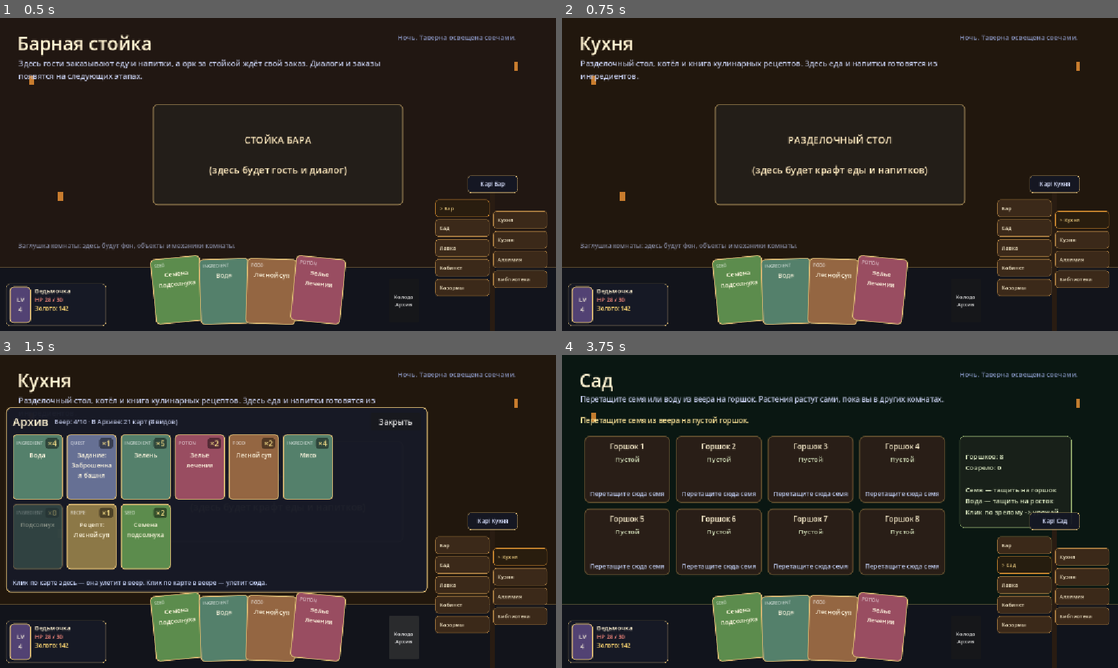
Above: before the commit, frames 1-4 (two rows, left to right).
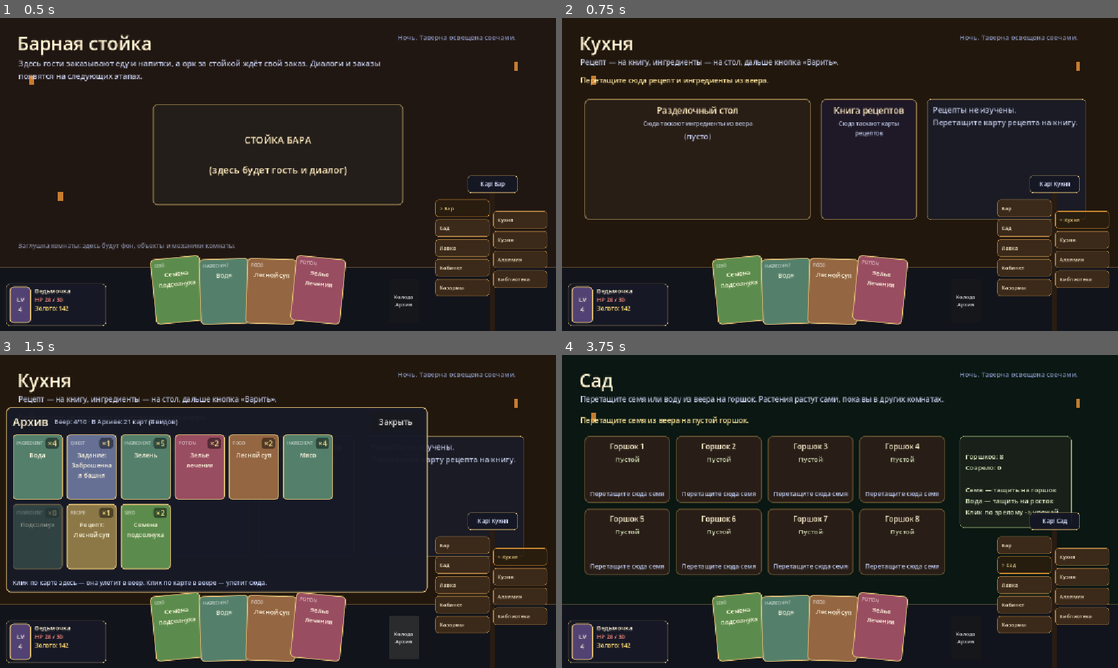
Above: after the commit, the same moments.

Repository: rust1722/eccg
Game: Godot game, scene res://scenes/main.tscn
Same seed, same stepped clock (60 frames per second), same inputs: the game is played once before the commit and once after it.
Inputs:
- Up to frame 1 (0.5 s): no input
- Up to frame 2 (0.75 s): click "Кухня" at 0.5 s
- Up to frame 3 (1.5 s): click "Колода Архив" at 1.25 s
- Up to frame 4 (3.75 s): click "Закрыть" at 2 s; click "Бар" at 2.75 s; click "Сад" at 3.5 s

Frame 1 is identical in both runs. In frame 2, 6.3% of the frame differs, in the area x 3-95%, y 13-75%; in frame 3, 1.3%; in frame 4, nothing differs.

Commit message:
Stage 6: Kitchen crafting - recipe book, ingredient table, cook soup
- CraftManager autoload: recipe definitions (test recipe:
  Forest Soup = meat+water+herbs), learned recipes and the
  kitchen table state, all outside the room scene so they
  survive room switches
- DropZone: reusable drag target for fan cards (filter what
  it accepts, gold highlight on hover) - cutting board,
  recipe book, later trader and guests
- KitchenRoom replaces the placeholder: drag the recipe card
  onto the Book to learn it, drag ingredients onto the
  Cutting Board (chips, click a chip to take back), recipe
  panel shows ingredient checklist and a Cook button; the
  soup lands in the fan or the Archive if the fan is full
- DESIGN.md managers list updated; docs/STAGE_6.md

GDScript verified with gdtoolkit (parse + lint clean);
runtime check pending on author's Godot (F5).

Co-authored-by: arena-agent <297053741+arena-agent@users.noreply.github.com>

Diff:
--- a/project.godot
+++ b/project.godot
@@ -26,6 +26,7 @@
 PlayerManager="*res://scripts/autoload/PlayerManager.gd"
 RoomManager="*res://scripts/autoload/RoomManager.gd"
 GardenManager="*res://scripts/autoload/GardenManager.gd"
+CraftManager="*res://scripts/autoload/CraftManager.gd"
 
 [display]
 
--- a/scenes/rooms/KitchenScene.tscn
+++ b/scenes/rooms/KitchenScene.tscn
@@ -1,14 +1,9 @@
 [gd_scene load_steps=2 format=3]
 
-[ext_resource type="Script" path="res://scripts/rooms/PlaceholderRoom.gd" id="1"]
+[ext_resource type="Script" path="res://scripts/rooms/KitchenRoom.gd" id="1"]
 
 [node name="KitchenScene" type="Control"]
 anchors_preset = 15
 anchor_right = 1.0
 anchor_bottom = 1.0
 script = ExtResource("1")
-room_id = "kitchen"
-room_title = "Кухня"
-room_subtitle = "Разделочный стол, котёл и книга кулинарных рецептов. Здесь еда и напитки готовятся из ингредиентов."
-center_object_text = "РАЗДЕЛОЧНЫЙ СТОЛ\n\n(здесь будет крафт еды и напитков)"
-background_color = Color(0.13, 0.09, 0.05, 1)
--- /dev/null
+++ b/scripts/autoload/CraftManager.gd
@@ -0,0 +1,124 @@
+extends Node
+## CraftManager (Autoload) — рецепты и состояние крафта.
+##
+## Рецепты пока заданы прямо здесь (тестовый набор этапа 6):
+## карта-рецепт учит рецепт через книгу в мастерской, ингредиенты
+## лежат на столе (kitchen_table), результат уходит в веер/Архив.
+## Состояние живёт в менеджере, а не в сцене кухни: ушёл в другую
+## комнату — стол и изученные рецепты не пропали.
+
+signal craft_changed
+
+## recipe_id -> {title, result_id, ingredient_ids, teacher_card_id}
+const RECIPES: Dictionary = {
+	"soup": {
+		"title": "Лесной суп",
+		"result_id": "soup",
+		"ingredient_ids": ["meat", "water", "herbs"],
+		"teacher_card_id": "soup_recipe",
+	},
+}
+
+## Изученные рецепты (id из RECIPES).
+var learned_recipes: Array[String] = []
+## Что сейчас лежит на разделочном столе кухни.
+var kitchen_table: Array[CardData] = []
+
+
+func _ready() -> void:
+	print("[CraftManager] ready: %d recipes known to the game" % RECIPES.size())
+
+
+func get_recipe(recipe_id: String) -> Dictionary:
+	return RECIPES.get(recipe_id, {})
+
+
+func get_recipe_ids() -> Array:
+	return RECIPES.keys()
+
+
+func is_learned(recipe_id: String) -> bool:
+	return learned_recipes.has(recipe_id)
+
+
+## Какую рецептуру учит эта карта ("" — никакую).
+func recipe_taught_by(card: CardData) -> String:
+	if card == null:
+		return ""
+	for recipe_id in RECIPES.keys():
+		if String(RECIPES[recipe_id]["teacher_card_id"]) == card.id:
+			return String(recipe_id)
+	return ""
+
+
+## Изучить рецепт картой-рецептом: карта сгорает в книге.
+## false = карта не рецепт, рецепт не найден или уже изучен
+## (уже изученный рецепт карту не съедает).
+func learn_recipe(card: CardData) -> bool:
+	var recipe_id := recipe_taught_by(card)
+	if recipe_id == "" or is_learned(recipe_id):
+		return false
+	if not InventoryManager.remove_card_from_hand(card):
+		return false
+	learned_recipes.append(recipe_id)
+	craft_changed.emit()
+	print("[Craft] learned recipe: %s" % recipe_id)
+	return true
+
+
+## Положить ингредиент из веера на стол.
+func place_on_table(card: CardData) -> bool:
+	if card == null or card.card_type != CardData.CardType.INGREDIENT:
+		return false
+	if not InventoryManager.remove_card_from_hand(card):
+		return false
+	kitchen_table.append(card)
+	craft_changed.emit()
+	print("[Craft] on table: %s (now %d)" % [card.title, kitchen_table.size()])
+	return true
+
+
+## Забрать ингредиент со стола обратно: в веер, а при полном — в Архив.
+## Возвращает "hand"/"archive".
+func return_from_table(card: CardData) -> String:
+	var index := kitchen_table.find(card)
+	if index == -1:
+		return ""
+	kitchen_table.remove_at(index)
+	var destination := InventoryManager.add_loot_card(card)
+	craft_changed.emit()
+	return destination
+
+
+## Хватает ли на столе ингредиентов на этот рецепт.
+func can_craft(recipe_id: String) -> bool:
+	if not is_learned(recipe_id):
+		return false
+	var needed: Array = RECIPES[recipe_id]["ingredient_ids"]
+	var on_table: Array[String] = []
+	for card in kitchen_table:
+		on_table.append(card.id)
+	for ingredient_id in needed:
+		if not on_table.has(String(ingredient_id)):
+			return false
+	return true
+
+
+## Сварить: ингредиенты сгорают со стола, результат — в веер/Архив.
+## Возвращает карту результата или null, если нельзя.
+func craft(recipe_id: String) -> CardData:
+	if not can_craft(recipe_id):
+		return null
+	var needed: Array = RECIPES[recipe_id]["ingredient_ids"]
+	for ingredient_id in needed:
+		for card in kitchen_table:
+			if card.id == String(ingredient_id):
+				kitchen_table.erase(card)
+				break
+	var result_id := String(RECIPES[recipe_id]["result_id"])
+	var result_card := InventoryManager.card_registry.get(result_id) as CardData
+	if result_card != null:
+		InventoryManager.add_loot_card(result_card)
+	craft_changed.emit()
+	print("[Craft] crafted: %s" % (result_card.title if result_card != null else result_id))
+	return result_card
--- /dev/null
+++ b/scripts/rooms/KitchenRoom.gd
@@ -0,0 +1,218 @@
+extends Control
+## Комната «Кухня» — крафт еды по рецептам (этап 6).
+##
+## Как играть (карты ТАСКАЮТ из веера):
+##   1) карту «Рецепт: Лесной суп» — на Книгу рецептов справа:
+##      рецепт изучен и появился в панели рецептов;
+##   2) ингредиенты (Мясо, Вода, Зелень) — на Разделочный стол;
+##      лишнее можно вернуть кликом по фишке на столе;
+##   3) кнопка «Варить» в панели рецепта — ингредиенты сгорели,
+##      готовый суп упал в веер (или в Архив, если веер полон).
+## Состояние (изученные рецепты, стол) живёт в CraftManager.
+
+var _status_label: Label
+var _table_zone: DropZone
+var _book_zone: DropZone
+var _recipes_box: VBoxContainer
+
+
+func _ready() -> void:
+	_build_ui()
+	CraftManager.craft_changed.connect(_refresh_all)
+	_refresh_all()
+	print("[Kitchen] room opened")
+
+
+func _accept_ingredient(card: CardData) -> bool:
+	return card != null and card.card_type == CardData.CardType.INGREDIENT
+
+
+func _accept_recipe(card: CardData) -> bool:
+	return card != null and card.card_type == CardData.CardType.RECIPE
+
+
+func _on_table_card_dropped(card: CardData) -> void:
+	if CraftManager.place_on_table(card):
+		_status_label.text = "На столе: %s. Клик по фишке вернёт карту обратно." % card.title
+	_refresh_all()
+
+
+func _on_book_card_dropped(card: CardData) -> void:
+	var recipe_id := CraftManager.recipe_taught_by(card)
+	if recipe_id == "":
+		_status_label.text = "Эта книга такого рецепта не знает."
+	elif CraftManager.is_learned(recipe_id):
+		_status_label.text = "Рецепт уже изучен — карта не сгорела."
+	elif CraftManager.learn_recipe(card):
+		_status_label.text = "Изучено: %s! Теперь несите ингредиенты на стол." % \
+			String(CraftManager.get_recipe(recipe_id)["title"])
+	_refresh_all()
+
+
+func _on_table_chip_pressed(card: CardData) -> void:
+	var destination := CraftManager.return_from_table(card)
+	if destination == "hand":
+		_status_label.text = "%s — обратно в веер." % card.title
+	elif destination == "archive":
+		_status_label.text = "%s — веер полон, карта ушла в Архив." % card.title
+	_refresh_all()
+
+
+func _on_craft_pressed(recipe_id: String) -> void:
+	var result := CraftManager.craft(recipe_id)
+	if result != null:
+		_status_label.text = "Готово: %s! Карта упала в веер или в Архив." % result.title
+	_refresh_all()
+
+
+func _refresh_all() -> void:
+	# Стол: фишки лежащих ингредиентов.
+	var content := _table_zone.get_content()
+	for child in content.get_children():
+		content.remove_child(child)
+		child.queue_free()
+	if CraftManager.kitchen_table.is_empty():
+		var empty := Label.new()
+		empty.text = "(пусто)"
+		empty.horizontal_alignment = HORIZONTAL_ALIGNMENT_CENTER
+		empty.add_theme_color_override("font_color", Color(0.7, 0.73, 0.85))
+		content.add_child(empty)
+	else:
+		for card in CraftManager.kitchen_table:
+			var chip := Button.new()
+			chip.text = card.title
+			chip.tooltip_text = "Вернуть: " + card.title
+			chip.pressed.connect(_on_table_chip_pressed.bind(card))
+			content.add_child(chip)
+
+	# Панель рецептов.
+	for child in _recipes_box.get_children():
+		_recipes_box.remove_child(child)
+		child.queue_free()
+	if CraftManager.learned_recipes.is_empty():
+		var none_label := Label.new()
+		none_label.text = "Рецепты не изучены.\nПеретащите карту рецепта на книгу."
+		none_label.autowrap_mode = TextServer.AUTOWRAP_WORD_SMART
+		none_label.add_theme_color_override("font_color", Color(0.75, 0.78, 0.9))
+		_recipes_box.add_child(none_label)
+	else:
+		for recipe_id in CraftManager.learned_recipes:
+			_recipes_box.add_child(_make_recipe_row(recipe_id))
+
+
+func _make_recipe_row(recipe_id: String) -> VBoxContainer:
+	var recipe := CraftManager.get_recipe(recipe_id)
+	var row := VBoxContainer.new()
+	row.add_theme_constant_override("separation", 4)
+
+	var title_label := Label.new()
+	title_label.text = String(recipe["title"])
+	title_label.add_theme_font_size_override("font_size", 16)
+	title_label.add_theme_color_override("font_color", Color(1, 0.92, 0.75))
+	row.add_child(title_label)
+
+	var on_table_ids: Array[String] = []
+	for card in CraftManager.kitchen_table:
+		on_table_ids.append(card.id)
+
+	var needed: Array = recipe["ingredient_ids"]
+	for ingredient_id in needed:
+		var ingredient_card := InventoryManager.card_registry.get(
+			String(ingredient_id)) as CardData
+		var ingredient_title := ingredient_card.title if ingredient_card != null \
+			else String(ingredient_id)
+		var have := on_table_ids.has(String(ingredient_id))
+		var line := Label.new()
+		line.text = "%s %s" % ["✓" if have else "✗", ingredient_title]
+		line.add_theme_color_override("font_color",
+			Color(0.65, 0.95, 0.6) if have else Color(0.95, 0.6, 0.55))
+		row.add_child(line)
+
+	var craft_button := Button.new()
+	craft_button.text = "Варить: %s" % String(recipe["title"])
+	craft_button.disabled = not CraftManager.can_craft(recipe_id)
+	craft_button.pressed.connect(_on_craft_pressed.bind(recipe_id))
+	row.add_child(craft_button)
+	return row
+
+
+func _build_ui() -> void:
+	var background := ColorRect.new()
+	background.color = Color(0.13, 0.09, 0.05)
+	background.set_anchors_preset(Control.PRESET_FULL_RECT)
+	add_child(background)
+
+	for candle_position in [Vector2(60, 120), Vector2(1064, 92)]:
+		var candle := ColorRect.new()
+		candle.color = Color(1.0, 0.62, 0.22, 0.75)
+		candle.position = candle_position
+		candle.size = Vector2(10, 18)
+		add_child(candle)
+
+	var moon_label := Label.new()
+	moon_label.text = "Ночь. Таверна освещена свечами."
+	moon_label.position = Vector2(824, 30)
+	moon_label.add_theme_font_size_override("font_size", 14)
+	moon_label.add_theme_color_override("font_color", Color(0.65, 0.72, 0.95, 0.8))
+	add_child(moon_label)
+
+	var title_label := Label.new()
+	title_label.text = "Кухня"
+	title_label.position = Vector2(36, 26)
+	title_label.add_theme_font_size_override("font_size", 38)
+	title_label.add_theme_color_override("font_color", Color(1, 0.95, 0.82))
+	add_child(title_label)
+
+	var subtitle_label := Label.new()
+	subtitle_label.text = "Рецепт — на книгу, ингредиенты — на стол, дальше кнопка «Варить»."
+	subtitle_label.position = Vector2(38, 80)
+	subtitle_label.custom_minimum_size = Vector2(760, 30)
+	subtitle_label.autowrap_mode = TextServer.AUTOWRAP_WORD_SMART
+	subtitle_label.add_theme_font_size_override("font_size", 15)
+	subtitle_label.add_theme_color_override("font_color", Color(0.75, 0.78, 0.9))
+	add_child(subtitle_label)
+
+	_status_label = Label.new()
+	_status_label.text = "Перетащите сюда рецепт и ингредиенты из веера."
+	_status_label.position = Vector2(38, 118)
+	_status_label.custom_minimum_size = Vector2(800, 30)
+	_status_label.autowrap_mode = TextServer.AUTOWRAP_WORD_SMART
+	_status_label.add_theme_font_size_override("font_size", 15)
+	_status_label.add_theme_color_override("font_color", Color(1, 0.9, 0.6))
+	add_child(_status_label)
+
+	_table_zone = DropZone.new()
+	_table_zone.position = Vector2(46, 168)
+	_table_zone.size = Vector2(470, 250)
+	_table_zone.setup("Разделочный стол",
+		"Сюда таскают ингредиенты из веера", Color(0.16, 0.12, 0.09, 0.95))
+	_table_zone.accept_filter = Callable(self, "_accept_ingredient")
+	_table_zone.card_dropped.connect(_on_table_card_dropped)
+	add_child(_table_zone)
+
+	_book_zone = DropZone.new()
+	_book_zone.position = Vector2(536, 168)
+	_book_zone.size = Vector2(200, 250)
+	_book_zone.setup("Книга рецептов",
+		"Сюда таскают карты рецептов", Color(0.12, 0.10, 0.16, 0.95))
+	_book_zone.accept_filter = Callable(self, "_accept_recipe")
+	_book_zone.card_dropped.connect(_on_book_card_dropped)
+	add_child(_book_zone)
+
+	var recipes_panel := PanelContainer.new()
+	recipes_panel.position = Vector2(756, 168)
+	recipes_panel.size = Vector2(330, 250)
+	var panel_style := StyleBoxFlat.new()
+	panel_style.bg_color = Color(0.10, 0.11, 0.15, 0.92)
+	panel_style.set_border_width_all(1)
+	panel_style.border_color = Color(0.85, 0.72, 0.45, 0.5)
+	panel_style.set_corner_radius_all(8)
+	panel_style.content_margin_left = 12
+	panel_style.content_margin_right = 12
+	panel_style.content_margin_top = 10
+	recipes_panel.add_theme_stylebox_override("panel", panel_style)
+	add_child(recipes_panel)
+
+	_recipes_box = VBoxContainer.new()
+	_recipes_box.add_theme_constant_override("separation", 8)
+	recipes_panel.add_child(_recipes_box)
--- /dev/null
+++ b/scripts/ui/DropZone.gd
@@ -0,0 +1,108 @@
+class_name DropZone
+extends PanelContainer
+## Универсальная цель для перетаскивания карт из веера:
+## разделочный стол, книга рецептов, позже — торговец и гости.
+##
+## Сама зона решает только одно: подходит ли ей эта карта
+## (через accept_filter, который ставит владелец). Подходящую
+## карту подсвечивает золотой рамкой, пока её держат над зоной.
+## Что делать со сброшенной картой — дело владельца (сигнал).
+
+signal card_dropped(card: CardData)
+
+## func(card: CardData) -> bool: подходит ли карта этой зоне.
+var accept_filter: Callable
+
+var _style: StyleBoxFlat
+var _content: VBoxContainer
+var _drop_highlight: bool = false
+var _base_border_color := Color(0.85, 0.72, 0.45, 0.55)
+
+
+func setup(title: String, hint: String, bg_color: Color) -> void:
+	mouse_filter = Control.MOUSE_FILTER_STOP
+
+	_style = StyleBoxFlat.new()
+	_style.bg_color = bg_color
+	_style.set_border_width_all(2)
+	_style.border_color = _base_border_color
+	_style.set_corner_radius_all(10)
+	_style.content_margin_left = 12
+	_style.content_margin_right = 12
+	_style.content_margin_top = 10
+	_style.content_margin_bottom = 10
+	add_theme_stylebox_override("panel", _style)
+
+	var vbox := VBoxContainer.new()
+	vbox.mouse_filter = Control.MOUSE_FILTER_IGNORE
+	vbox.add_theme_constant_override("separation", 6)
+	add_child(vbox)
+
+	var title_label := Label.new()
+	title_label.mouse_filter = Control.MOUSE_FILTER_IGNORE
+	title_label.text = title
+	title_label.horizontal_alignment = HORIZONTAL_ALIGNMENT_CENTER
+	title_label.add_theme_font_size_override("font_size", 18)
+	title_label.add_theme_color_override("font_color", Color(1, 0.92, 0.75))
+	vbox.add_child(title_label)
+
+	var hint_label := Label.new()
+	hint_label.mouse_filter = Control.MOUSE_FILTER_IGNORE
+	hint_label.text = hint
+	hint_label.horizontal_alignment = HORIZONTAL_ALIGNMENT_CENTER
+	hint_label.autowrap_mode = TextServer.AUTOWRAP_WORD_SMART
+	hint_label.add_theme_font_size_override("font_size", 12)
+	hint_label.add_theme_color_override("font_color", Color(0.75, 0.78, 0.9))
+	vbox.add_child(hint_label)
+
+	_content = VBoxContainer.new()
+	_content.mouse_filter = Control.MOUSE_FILTER_IGNORE
+	_content.add_theme_constant_override("separation", 6)
+	vbox.add_child(_content)
+
+
+## Сюда владелец кладёт содержимое зоны (фишки ингредиентов и т.п.).
+func get_content() -> VBoxContainer:
+	return _content
+
+
+func _process(_delta: float) -> void:
+	if _drop_highlight and get_viewport() != null and not get_viewport().gui_is_dragging():
+		_set_highlight(false)
+
+
+func _can_drop_data(_at_position: Vector2, data: Variant) -> bool:
+	var card := _card_from_drag_data(data)
+	var can_drop := false
+	if card != null and accept_filter.is_valid():
+		can_drop = bool(accept_filter.call(card))
+	if can_drop != _drop_highlight:
+		_set_highlight(can_drop)
+	return can_drop
+
+
+func _drop_data(_at_position: Vector2, data: Variant) -> void:
+	_set_highlight(false)
+	var card := _card_from_drag_data(data)
+	if card != null:
+		card_dropped.emit(card)
+
+
+func _set_highlight(active: bool) -> void:
+	_drop_highlight = active
+	if _style == null:
+		return
+	if active:
+		_style.border_color = Color(1.0, 0.85, 0.35)
+		_style.set_border_width_all(4)
+	else:
+		_style.border_color = _base_border_color
+		_style.set_border_width_all(2)
+
+
+func _card_from_drag_data(data: Variant) -> CardData:
+	if data is Dictionary:
+		var dict := data as Dictionary
+		if String(dict.get("kind", "")) == "hand_card":
+			return dict.get("card") as CardData
+	return null
Not shown, changed: docs/DESIGN.md
Not shown, added: docs/STAGE_6.md
